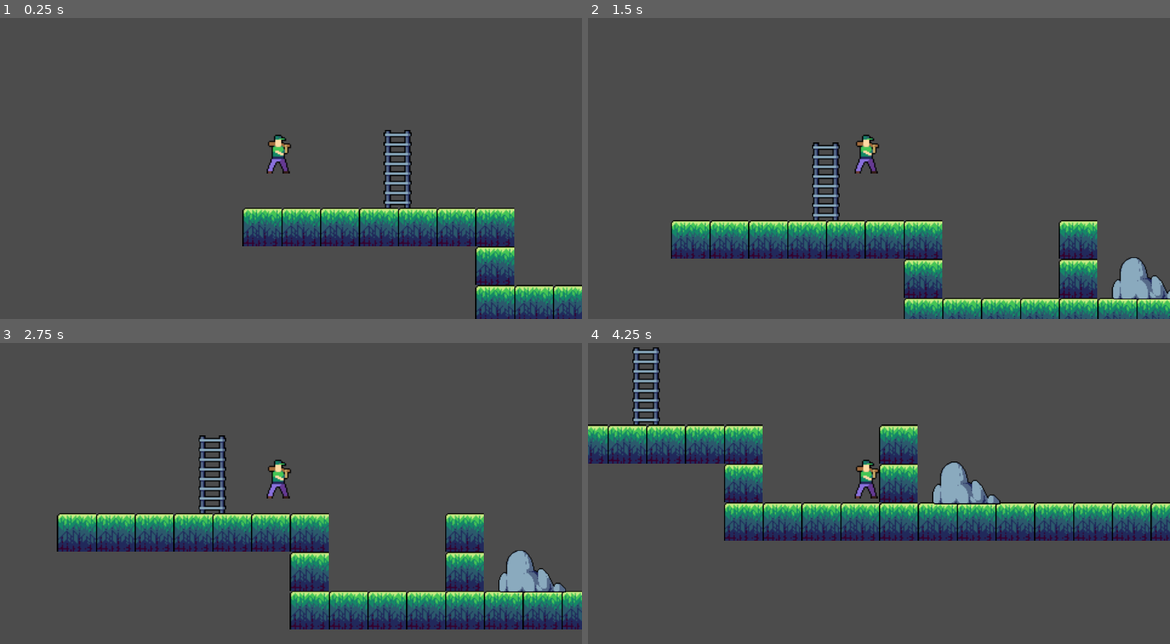
Above: before the commit, frames 1-4 (two rows, left to right).
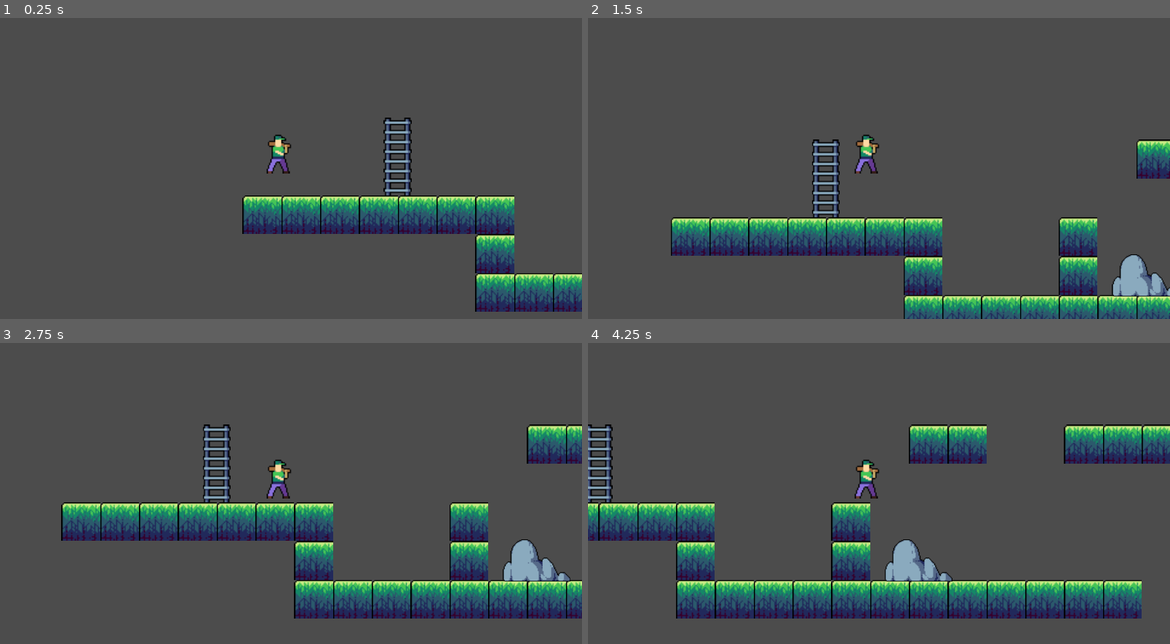
Above: after the commit, the same moments.

Repository: khuongduy354/joplin
Game: Godot game, scene res://Levels/level1.tscn
The game is run twice, just before and just after one commit, with the same random seed, the same clock (stepped at 60 frames per second) and the same inputs.
Inputs:
- Up to frame 1 (0.25 s): no input
- Up to frame 2 (1.5 s): hold Right (ui_right) from 0.53 s (still down); tap Space (space) at 0.6, 1.35 s; tap Up (ui_up) at 0.77 s
- Up to frame 3 (2.75 s): tap Up (ui_up) at 1.52 s; release Right (ui_right) at 2.03 s; hold Left (ui_left) from 2.03 s (still down); tap Space (space) at 2.1 s
- Up to frame 4 (4.25 s): release Left (ui_left) at 2.78 s; hold Right (ui_right) from 2.78 s (still down); tap Space (space) at 2.85, 3.6 s; tap Up (ui_up) at 3.02, 3.77 s

The runs differ from the first frame. In frame 1, 11% of the frame differs, in the area x 41-100%, y 33-100%; in frame 2, 8.3%; in frame 3, 20%; in frame 4, 37%, in the area x 0-100%, y 1-92%.

Commit message:
feat(jump):double,coyote,buffer(annoyingashell)

Diff:
--- a/developments/heartbeastplatformer/Entity/Player.gd
+++ b/developments/heartbeastplatformer/Entity/Player.gd
@@ -6,12 +6,18 @@
 # var b = "text"
 enum {CLIMB, MOVE}
 var state = MOVE
+var is_in_ladder=false
+var was_on_floor = is_on_floor()
+var double_jump=1
+var bounce_jump=false # bounce after double jump, runs out after time
+
 export(Resource) var MovementData
-var is_in_ladder=false
 onready var max_speed = MovementData.max_speed
 onready var jump_height=MovementData.jump_height
 onready var health = MovementData.health
 onready var GRAVITY =MovementData.GRAVITY
+
+onready var coyoteTimer = $CoyoteJump
 
 var veloc = Vector2.ZERO
 
@@ -20,6 +26,7 @@
 
 func _physics_process(delta):
 	var dir =get_input_direction()
+	was_on_floor = is_on_floor()
 	prepare_state()
 	match state:
 		CLIMB:
@@ -42,19 +49,27 @@
 	else:
 		veloc.y=0
 	move_and_slide(veloc,Vector2.UP)
-func hit_by_spikes():
-	queue_free()
+
 
 func move(dir):
 	veloc.y+=GRAVITY
-	if is_on_floor():
+	if was_on_floor and !is_on_floor():
+		coyoteTimer.start()
+	if is_on_floor() || !coyoteTimer.is_stopped():
+		double_jump=1
 		if Input.is_action_just_pressed("space"):
 			veloc.y=-jump_height
+			bounce_jump=false
+	else:
+		if Input.is_action_just_pressed("space") and  double_jump > 0:
+			double_jump-=1
+			veloc.y=-jump_height
+			bounce_jump=true
+			$BounceJump.start()
 	move_and_slide(veloc,Vector2.UP)
 
 func set_in_ladder(isInLad:bool):
 	is_in_ladder = isInLad
-	print(is_in_ladder)
 
 
 func set_state(state_str):
@@ -75,6 +90,7 @@
 	health -= damage
 
 func die():
+	queue_free()
 	emit_signal("player_die")
 
 func _on_Hurtbox_body_entered(body):
@@ -86,3 +102,7 @@
 
 func apply_friction():
 	veloc.x = move_toward(veloc.x,0,20)
+
+
+func _on_BounceJump_timeout():
+	bounce_jump=false
--- a/developments/heartbeastplatformer/Entity/Player.tscn
+++ b/developments/heartbeastplatformer/Entity/Player.tscn
@@ -31,4 +31,12 @@
 [node name="CollisionPolygon2D" type="CollisionPolygon2D" parent="Hurtbox"]
 polygon = PoolVector2Array( -20, 24, -15, 24, -12, 14, -10, 14, -7, 24, -1, 24, -5, 12, -5, 7, -5, 4, -7, 1, -8, -4, -13, -4, -13, 1, -16, 3, -16, 12, -17, 15 )
 
+[node name="BounceJump" type="Timer" parent="."]
+one_shot = true
+
+[node name="CoyoteJump" type="Timer" parent="."]
+wait_time = 0.15
+one_shot = true
+
 [connection signal="body_entered" from="Hurtbox" to="." method="_on_Hurtbox_body_entered"]
+[connection signal="timeout" from="BounceJump" to="." method="_on_BounceJump_timeout"]
--- a/developments/heartbeastplatformer/Levels/level1.tscn
+++ b/developments/heartbeastplatformer/Levels/level1.tscn
@@ -78,7 +78,7 @@
 cell_size = Vector2( 32, 32 )
 cell_custom_transform = Transform2D( 64, 0, 2.004, 64, 0, 0 )
 format = 1
-tile_data = PoolIntArray( 327679, 1, 0, 262144, 1, 0, 262145, 1, 0, 262146, 1, 0, 262147, 1, 0, 262148, 1, 0, 262149, 1, 0, 262153, 1, 0, 327685, 1, 0, 327689, 1, 0, 393221, 1, 0, 393222, 1, 0, 393223, 1, 0, 393224, 1, 0, 393225, 1, 0, 393226, 1, 0, 393227, 1, 0, 393228, 1, 0, 393229, 1, 0, 393230, 1, 0, 393231, 1, 0, 393232, 1, 0, 393233, 1, 0, 393234, 1, 0, 393235, 1, 0, 393236, 1, 0, 393237, 1, 0, 393238, 1, 0, 393239, 1, 0, 393240, 1, 0, 393241, 1, 0, 393242, 1, 0, 393243, 1, 0, 393244, 1, 0, 393245, 1, 0, 393246, 1, 0 )
+tile_data = PoolIntArray( 131083, 1, 0, 131084, 1, 0, 131087, 1, 0, 131088, 1, 0, 131089, 1, 0, 131092, 1, 0, 131093, 1, 0, 131094, 1, 0, 131096, 1, 0, 131097, 1, 0, 327679, 1, 0, 262144, 1, 0, 262145, 1, 0, 262146, 1, 0, 262147, 1, 0, 262148, 1, 0, 262149, 1, 0, 262153, 1, 0, 327685, 1, 0, 327689, 1, 0, 393221, 1, 0, 393222, 1, 0, 393223, 1, 0, 393224, 1, 0, 393225, 1, 0, 393226, 1, 0, 393227, 1, 0, 393228, 1, 0, 393229, 1, 0, 393230, 1, 0, 393231, 1, 0, 393232, 1, 0, 393235, 1, 0, 393236, 1, 0, 393237, 1, 0, 393238, 1, 0, 393239, 1, 0, 393240, 1, 0, 393241, 1, 0, 393242, 1, 0, 393243, 1, 0, 393244, 1, 0, 393245, 1, 0, 393246, 1, 0, 458771, 1, 0, 524307, 1, 0, 589843, 1, 0, 655379, 1, 0, 720915, 1, 0, 786451, 1, 0, 851987, 1, 0, 917523, 1, 0, 983059, 1, 0, 1048595, 1, 0, 1114126, 1, 0, 1114127, 1, 0, 1114128, 1, 0, 1114129, 1, 0, 1114130, 1, 0, 1114131, 1, 0 )
 script = ExtResource( 2 )
 
 [node name="spawnpoint" type="Position2D" parent="."]
--- a/developments/heartbeastplatformer/PlayerMovementData.gd
+++ b/developments/heartbeastplatformer/PlayerMovementData.gd
@@ -2,6 +2,6 @@
 class_name PlayerMovementData
 
 export var max_speed = 150
-export var jump_height=300
+export var jump_height=50
 export var health = 100
-export var GRAVITY =10
+export var GRAVITY =15
--- a/developments/heartbeastplatformer/PlayerMovementData.tres
+++ b/developments/heartbeastplatformer/PlayerMovementData.tres
@@ -7,4 +7,4 @@
 max_speed = 150
 jump_height = 300
 health = 100
-GRAVITY = 10
+GRAVITY = 15
